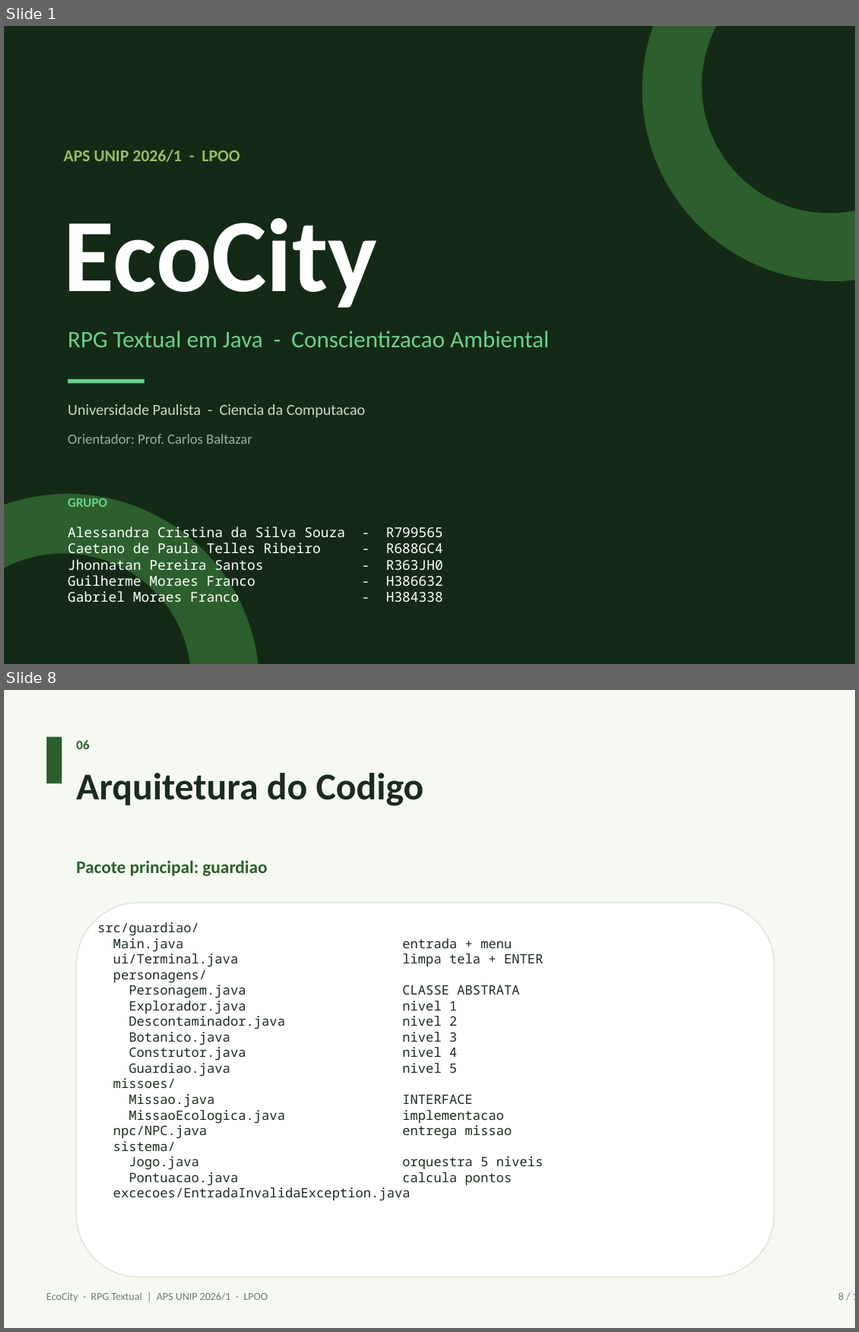
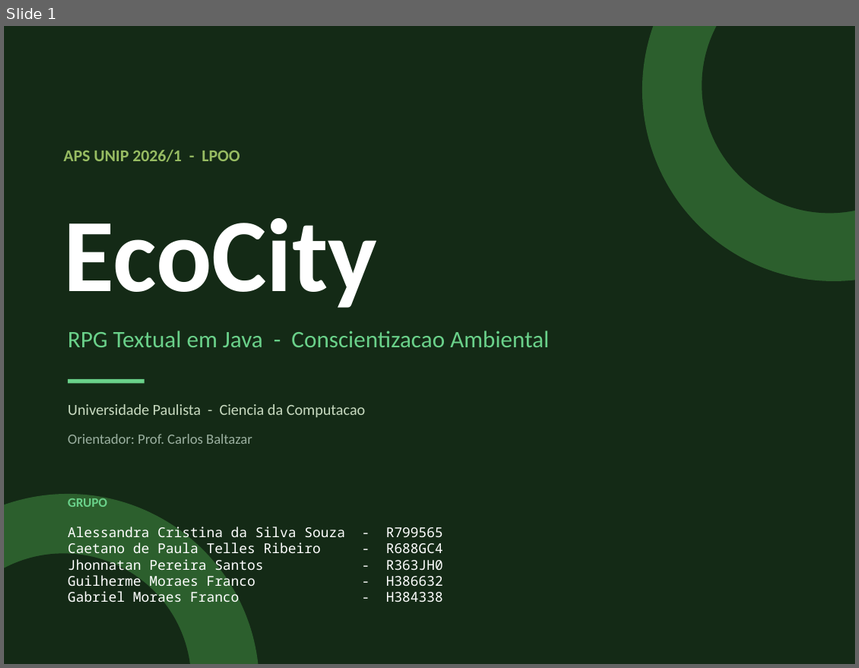
Before and after one commit to BielmFranco/EcoCity, a slide deck: relatorio/ApresentacaoEcoCity.pptx. Shown one above the other, each under a label of ours: slides 1 and 8 before the commit, slide 1 after it; the slides between them are not shown. The pictures are 859x1332 and 859x668 pixels, drawn with LibreOffice and Linux fonts; fonts in the diff are those of the drawing. Boxes give left, top, right and bottom in pixels: in the first picture for what was removed or moved away, otherwise in the second. Text is boxed around its words. In the diff, an @@ line names an element or a change of style, - is before the commit and + after.

Commit message:
Reduz apresentacao para 12 slides e ajusta layout
Estrutura: 3 introducao + 6 projeto + 3 codigo.
Corrige typo "Title" para "Titulo" no slide de niveis.
Ajusta fonte da formula de pontuacao para nao quebrar linha.
Remove conectores cruzados no diagrama de hierarquia.

```diff
--- a/relatorio/ApresentacaoEcoCity.pptx
+++ b/relatorio/ApresentacaoEcoCity.pptx
@@ slide 8 removed at <box>4,690,855,1328</box>, background #F6F8F2 @@
@@ rectangle removed at <box>47,737,62,783</box> @@
@@ text removed at <box>76,740,89,749</box> @@
-06
@@ text removed at <box>76,773,424,806</box> @@
-Arquitetura do Codigo
@@ text removed at <box>76,860,267,876</box> @@
-Pacote principal: guardiao
@@ rounded rectangle removed at <box>76,903,775,1277</box> @@
@@ text removed at <box>97,923,544,1201</box> @@
-src/guardiao/
-Main.java entrada + menu
-ui/Terminal.java limpa tela + ENTER
-personagens/
-Personagem.java CLASSE ABSTRATA
-Explorador.java nivel 1
-Descontaminador.java nivel 2
-Botanico.java nivel 3
-Construtor.java nivel 4
-Guardiao.java nivel 5
-missoes/
-Missao.java INTERFACE
-MissaoEcologica.java implementacao
-npc/NPC.java entrega missao
-sistema/
-Jogo.java orquestra 5 niveis
-Pontuacao.java calcula pontos
-excecoes/EntradaInvalidaException.java
@@ text removed at <box>47,1293,268,1302</box> @@
-EcoCity - RPG Textual | APS UNIP 2026/1 - LPOO
@@ text removed at <box>838,1293,844,1300</box> @@
-8 / 19
```
Also in this commit, not shown: 7 slides changed, 4 slides added, 10 other slides removed, 1 other file.
